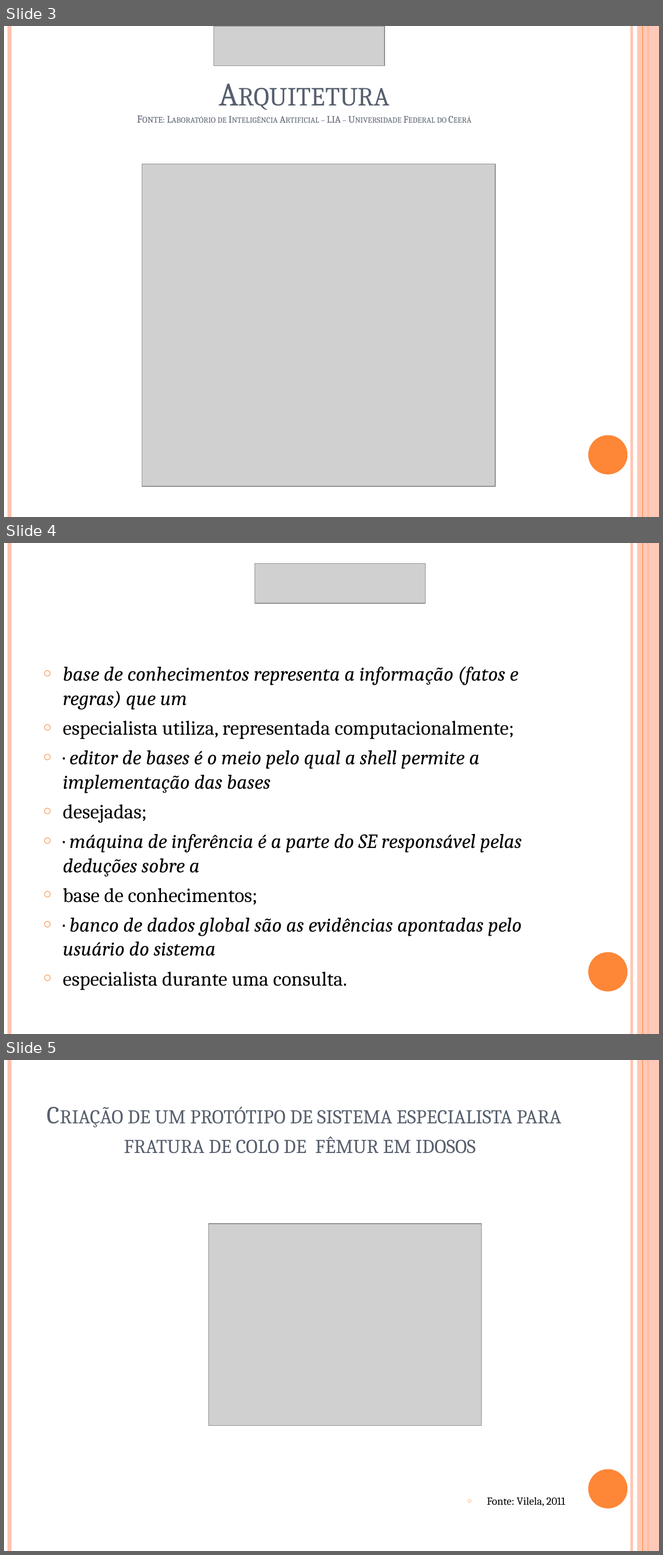
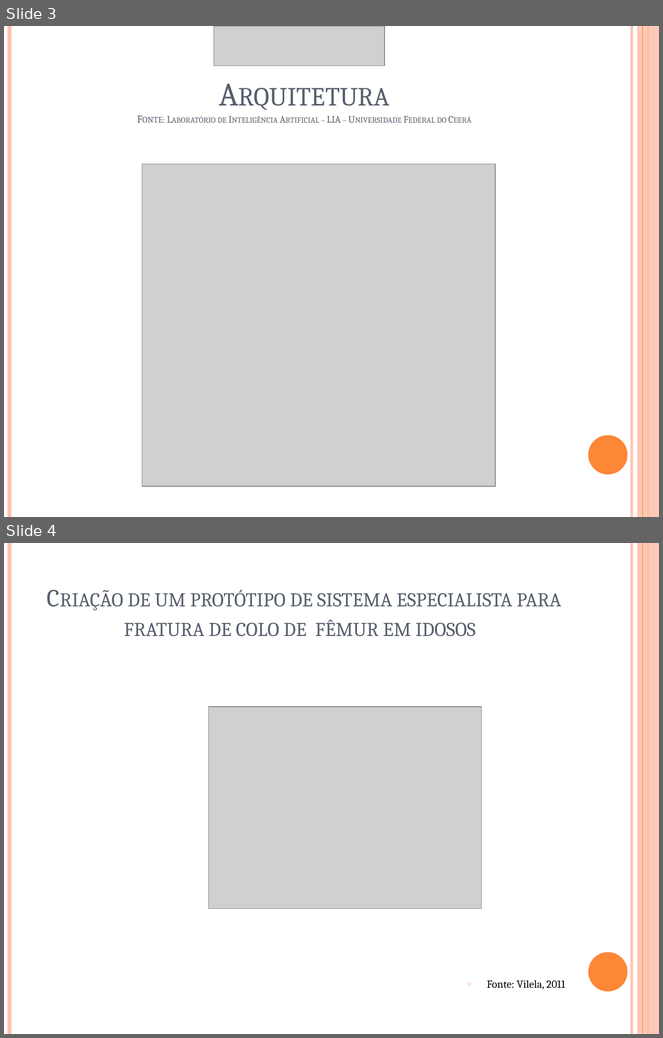
Before and after one commit to rob-nn/fcfi, a slide deck: documentos/EXPERT SINTA PPT.pptx. Shown one above the other, each under a label of ours: slides 3, 4 and 5 before the commit, slides 3 and 4 after it. The pictures are 663x1555 and 663x1038 pixels, drawn with LibreOffice and Linux fonts; fonts in the diff are those of the drawing; grey boxes stand for pictures; background and template pictures are left out. Boxes give left, top, right and bottom in pixels: in the first picture for what was removed or moved away, otherwise in the second. Text is boxed around its words. In the diff, an @@ line names an element or a change of style, - is before the commit and + after.

```diff
--- a/documentos/EXPERT SINTA PPT.pptx
+++ b/documentos/EXPERT SINTA PPT.pptx
@@ slide 4 removed at (4, 543, 659, 1034), background #FFFFFF; not listed: 6 template elements that a slide beside it also shows @@
@@ picture removed at (255, 563, 426, 603) @@
@@ text removed at (63, 666, 522, 990) @@
-○ base de conhecimentos representa a informação (fatos e regras) que um
-○ especialista utiliza, representada computacionalmente;
-○ · editor de bases é o meio pelo qual a shell permite a implementação das bases
-○ desejadas;
-○ · máquina de inferência é a parte do SE responsável pelas deduções sobre a
-○ base de conhecimentos;
-○ · banco de dados global são as evidências apontadas pelo usuário do sistema
-○ especialista durante uma consulta.
@@ what was slide 5 is now slide 4 @@
```
Also in this commit, not shown: 1 slide changed, 6 slides added, 1 other slide removed, 4 other files.
